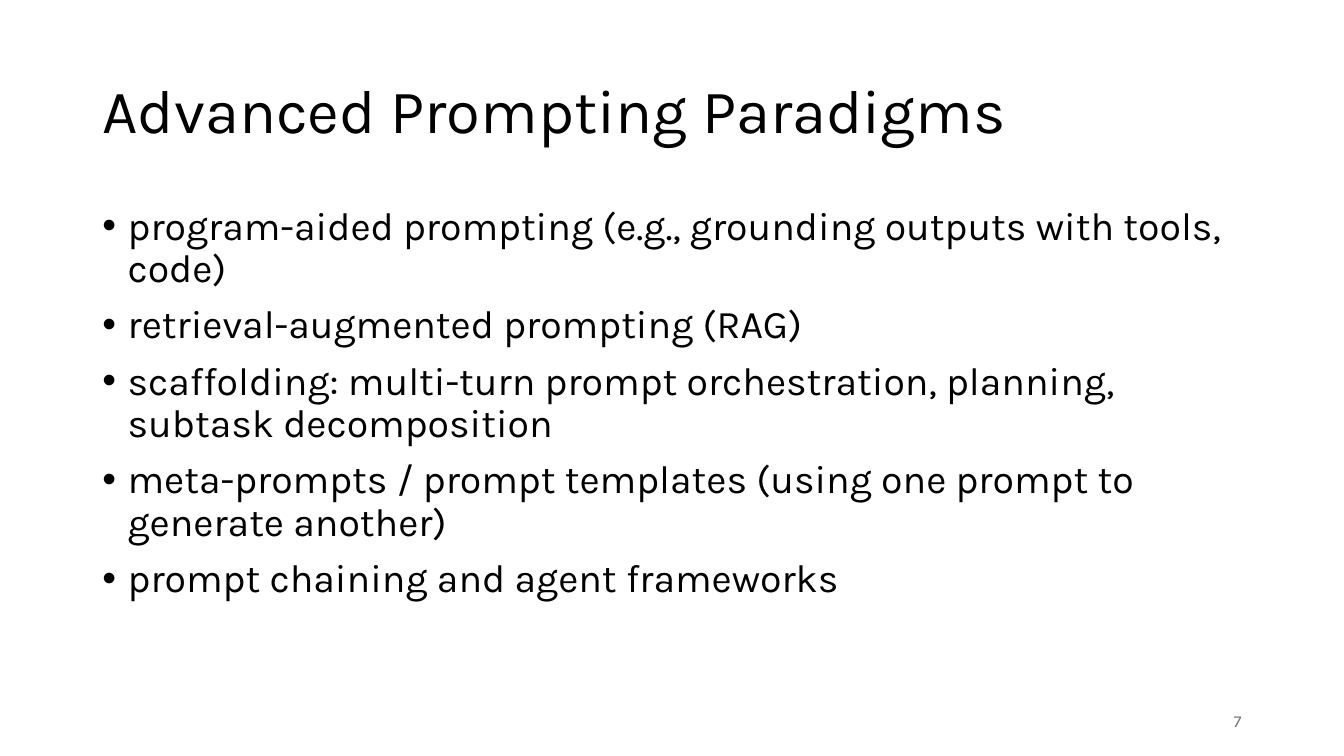
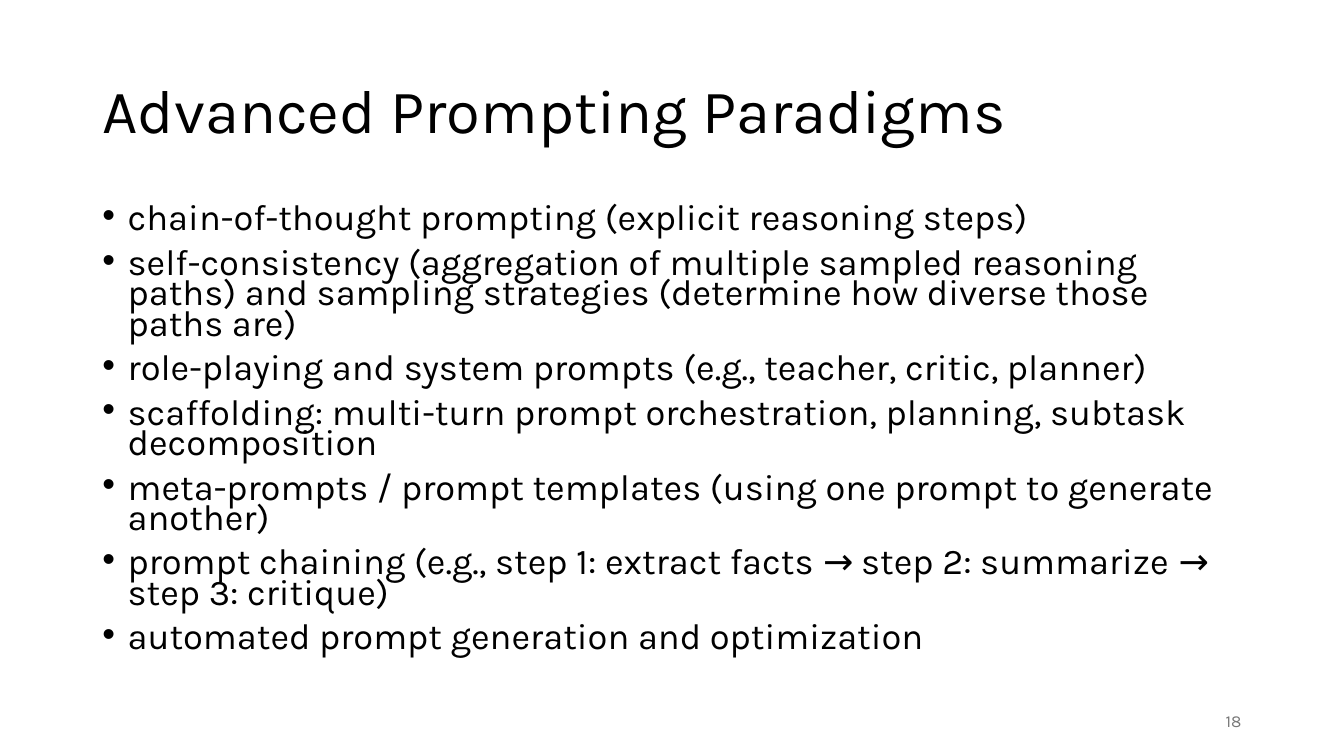
Before and after one commit to FelixWick/language_models, a slide deck: slide 18 of slides/4_context_engineering.pptx (slide 7 before the commit). Drawn at 1344x756 pixels with LibreOffice and Linux fonts; fonts in the diff are those of the drawing. Boxes give left, top, right and bottom in pixels: in the first picture for what was removed or moved away, otherwise in the second. Text is boxed around its words. In the diff, an @@ line names an element or a change of style, - is before the commit and + after.

Commit message:
more details on prompt engineering

```diff
--- a/slides/4_context_engineering.pptx
+++ b/slides/4_context_engineering.pptx
@@ text at [128, 204, 1148, 389]: text changed; size 28 to 25.9 pt @@
-• program-aided prompting (e.g., grounding outputs with tools, code)
-• retrieval-augmented prompting (RAG)
+• chain-of-thought prompting (explicit reasoning steps)
+• self-consistency (aggregation of multiple sampled reasoning paths) and sampling strategies (determine how diverse those paths are)
+• role-playing and system prompts (e.g., teacher, critic, planner)
@@ text at [128, 400, 1213, 534]: size 28 to 25.9 pt in "scaffolding: multi-turn prompt orchestration, planning, subt ...", "meta-prompts / prompt templates (using one prompt ..."; line spacing 0.9 to 0.7 @@
@@ text at [128, 548, 1169, 658]: text changed; size 28 to 25.9 pt @@
-• prompt chaining and agent frameworks
+• prompt chaining (e.g., step 1: extract facts → step 2: summarize → step 3: critique)
+• automated prompt generation and optimization
@@ page number at [1226, 716, 1242, 727]: text changed @@
-7
+18
```
Also in this commit, not shown: 5 other slides changed, 11 slides added, 6 slides removed, 1 other file.
